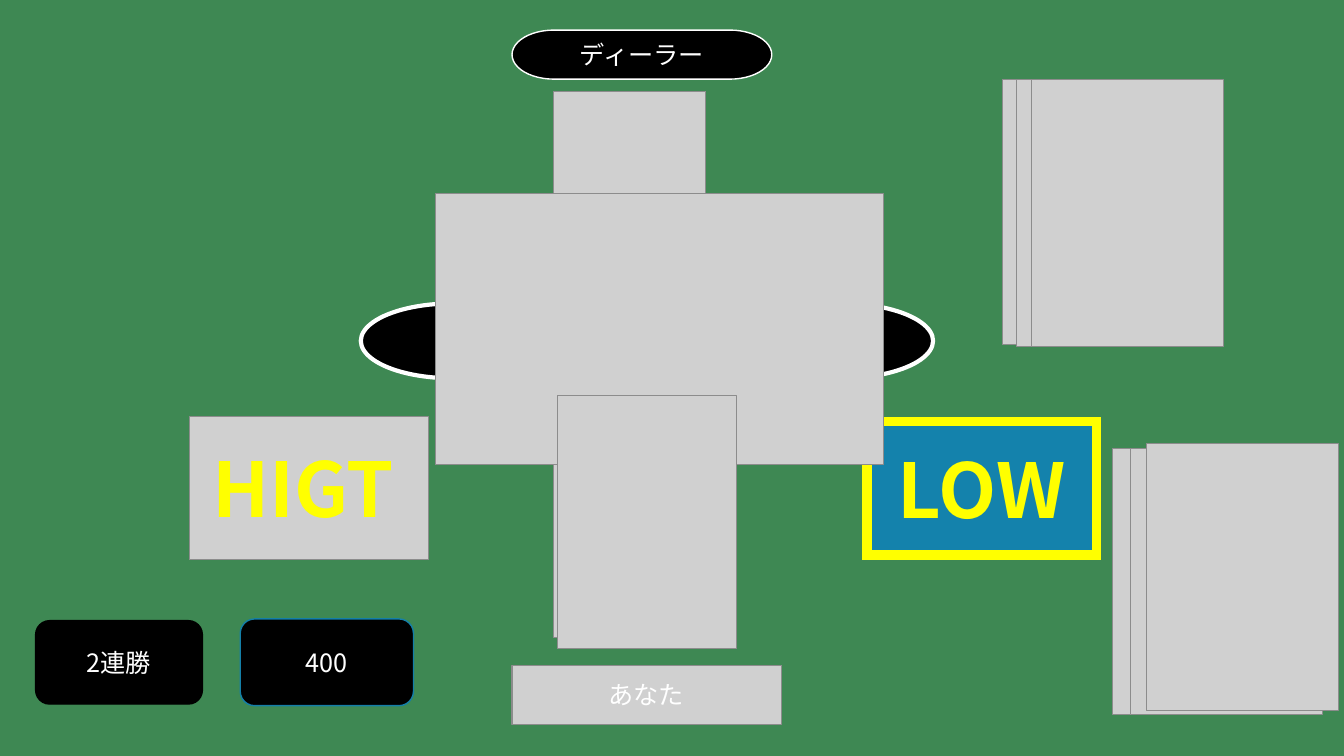
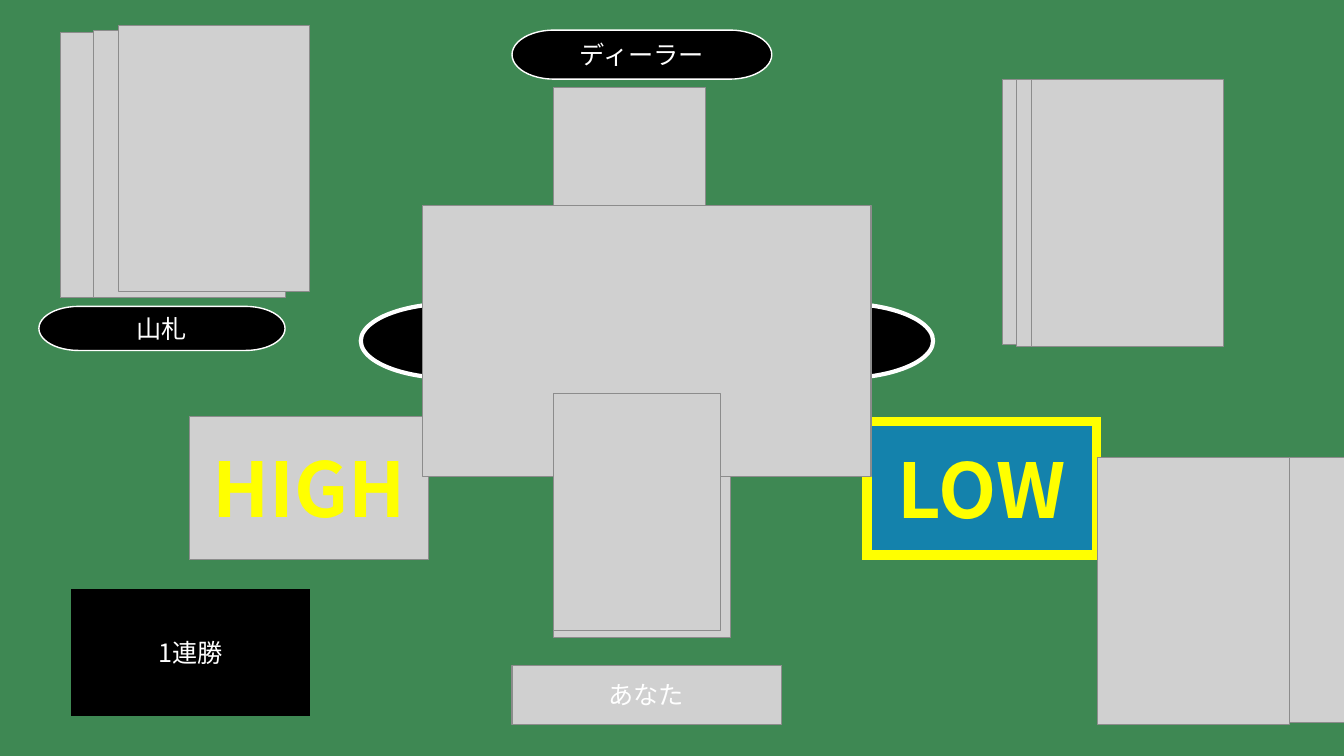
Before and after one commit to t-kobashi09/Highandlow, a slide deck: slide 3 of 設計/画面設計.pptx. Drawn at 1344x756 pixels with LibreOffice and Linux fonts; fonts in the diff are those of the drawing; grey boxes stand for pictures. Boxes give left, top, right and bottom in pixels: in the first picture for what was removed or moved away, otherwise in the second. Text is boxed around its words. In the diff, an @@ line names an element or a change of style, - is before the commit and + after.

```diff
--- a/設計/画面設計.pptx
+++ b/設計/画面設計.pptx
@@ picture added at [119, 26, 310, 291] @@
@@ picture: place and size @@
-picture at [1130, 449, 1323, 716]
+picture at [60, 33, 251, 298]
@@ picture added at [93, 30, 285, 297] @@
@@ picture: place and size @@
-picture at [554, 92, 706, 293]
+picture at [554, 88, 706, 289]
@@ picture: place and size @@
-picture at [436, 194, 884, 465]
+picture at [423, 206, 872, 477]
@@ pill shape added at [39, 307, 285, 351], fill #000000, outline #FFFFFF 1 pt, 18 pt, text #FFFFFF @@
+山札
@@ picture: place and size @@
-picture at [558, 395, 736, 649]
+picture at [554, 393, 721, 630]
@@ text at [212, 460, 406, 518]: text changed @@
-HIGT
+HIGH
@@ picture: place and size @@
-picture at [1113, 449, 1306, 716]
+picture at [1098, 458, 1291, 725]
@@ picture: place and size @@
-picture at [1146, 444, 1339, 711]
+picture at [1157, 458, 1344, 723]
@@ rectangle added at [72, 590, 310, 716], fill #000000, outline #000000 1 pt, 18 pt, text #FFFFFF @@
+1連勝
@@ rounded rectangle removed at [35, 621, 202, 705] @@
-2連勝
@@ rounded rectangle removed at [240, 619, 413, 706] @@
-400
```
Also in this commit, not shown: 4 other slides changed.
